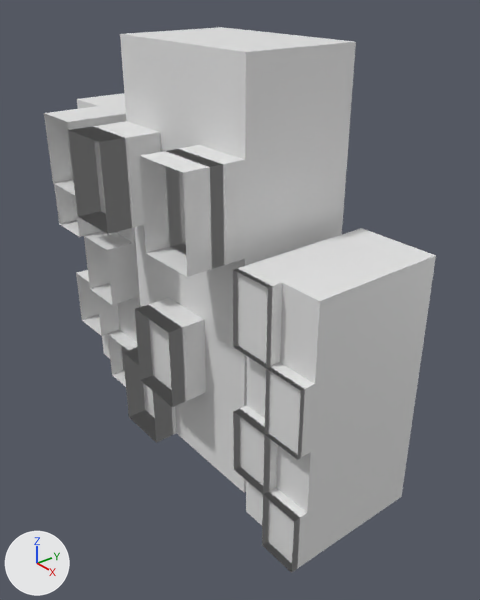
What one commit did to the Blender file house1.blend.
Both versions are drawn from a camera (50 mm lens) standing at (12.07, -9.43, 6.56) and looking at (0.6, -0.25, -0.83). The axes (+X, +Y, +Z) are drawn at lower left. The lights are the same throughout.
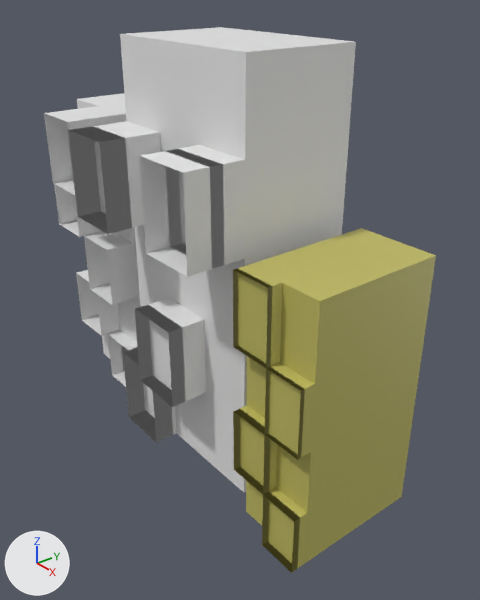
The change, as a diff of the scene's bpy script:
```diff
--- a/house1.blend.py
+++ b/house1.blend.py
@@ mat_material @@
+mat_material = principled_material('Material')
+mat_material.base_color = (0.528, 0.489, 0.121)  # yellow #c0ba62
@@ me_cube_004 @@
 me_cube_004.from_pydata(...)  # 62 vertices, 60 faces; spans x -1.0..1.0, y -1.0..1.23, z -1.0..1.0
+me_cube_004.materials.append(mat_material)  # yellow #c0ba62
```

What differs and where, as boxes (x1, y1, x2, y2) in the pictures (480 x 600 px):
'Cube.001', recoloured (grey to yellow): (233, 228, 436, 573) in both
